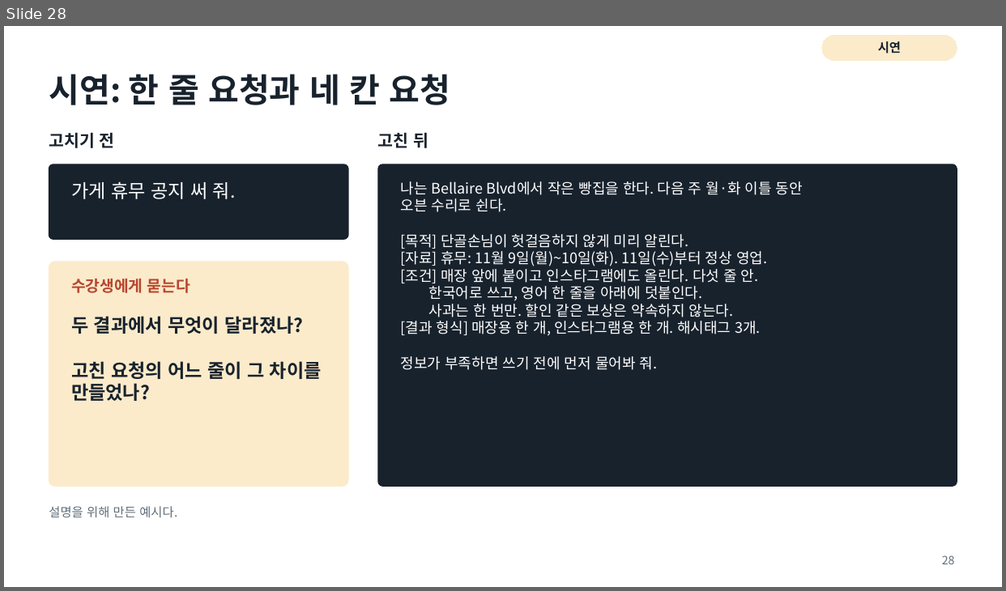
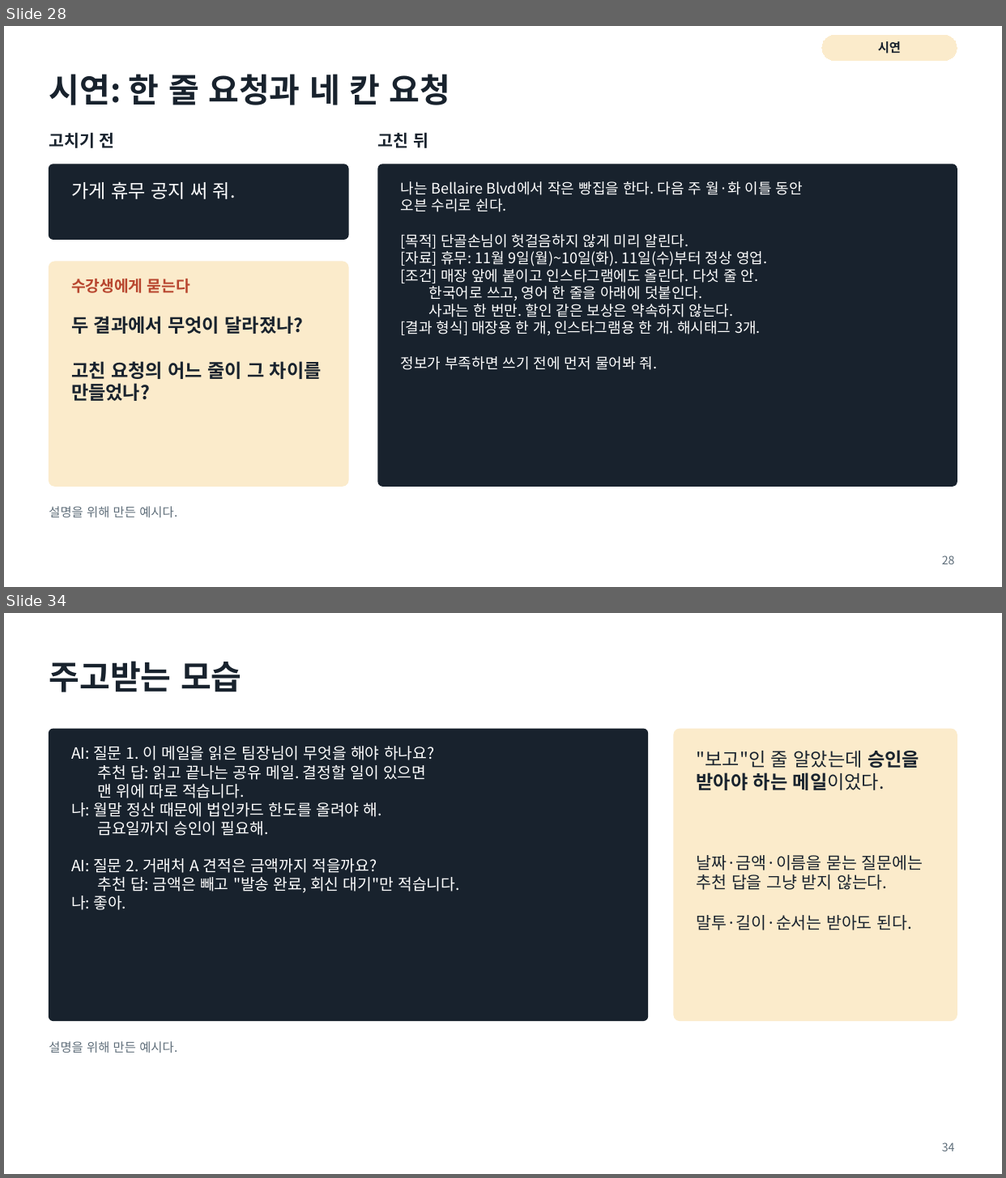
Before and after one commit to aplaxas/AI-Harness, a slide deck: courses/ai-for-work/2-week/decks/2주차-AI와-일하는-법.pptx. Shown one above the other, each under a label of ours: slide 28 before the commit, slides 28 and 34 after it; the slides between them are not shown. The pictures are 1006x591 and 1006x1178 pixels, drawn with LibreOffice and Linux fonts; fonts in the diff are those of the drawing. Boxes give left, top, right and bottom in pixels: in the first picture for what was removed or moved away, otherwise in the second. Text is boxed around its words. In the diff, an @@ line names an element or a change of style, - is before the commit and + after.

```diff
--- a/courses/ai-for-work/2-week/decks/2주차-AI와-일하는-법.pptx
+++ b/courses/ai-for-work/2-week/decks/2주차-AI와-일하는-법.pptx
@@ slide 34 added at (4, 613, 1002, 1174), background #FFFFFF @@
@@ title added at (49, 661, 242, 692), 32 pt, text #18222D, bold @@
+주고받는 모습
@@ rounded rectangle added at (49, 729, 648, 1021), fill #18222D, outline #18222D 1 pt @@
@@ rounded rectangle added at (674, 729, 957, 1021), fill #FBEBCB, outline #FBEBCB 1 pt @@
@@ text added at (71, 746, 460, 910), 15 pt, text #FFFFFF @@
+AI: 질문 1. 이 메일을 읽은 팀장님이 무엇을 해야 하나요?
+추천 답: 읽고 끝나는 공유 메일. 결정할 일이 있으면
+맨 위에 따로 적습니다.
+나: 월말 정산 때문에 법인카드 한도를 올려야 해.
+금요일까지 승인이 필요해.
+AI: 질문 2. 거래처 A 견적은 금액까지 적을까요?
+추천 답: 금액은 빼고 "발송 완료, 회신 대기"만 적습니다.
+나: 좋아.
@@ text added at (697, 750, 919, 790), 18 pt, text #18222D @@
+"보고"인 줄 알았는데 승인을 받아야 하는 메일이었다.
@@ text added at (697, 855, 923, 931), 16 pt, text #18222D @@
+날짜·금액·이름을 묻는 질문에는 추천 답을 그냥 받지 않는다.
+말투·길이·순서는 받아도 된다.
@@ text added at (49, 1041, 177, 1053), 12 pt, text #5F6E7A @@
+설명을 위해 만든 예시다.
@@ page number added at (942, 1143, 955, 1152), 11 pt, text #5F6E7A @@
+34
```
Also in this commit, not shown: 4 slides changed, 23 other slides added, 8 other files.
